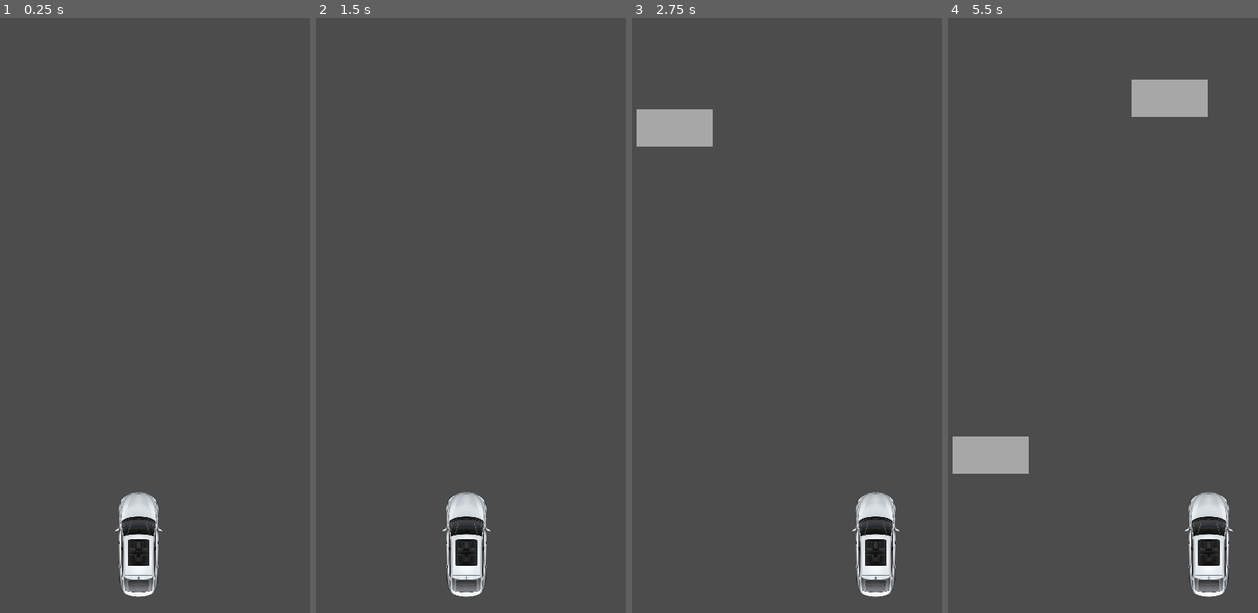
Above: before the commit, frames 1-4 (left to right).
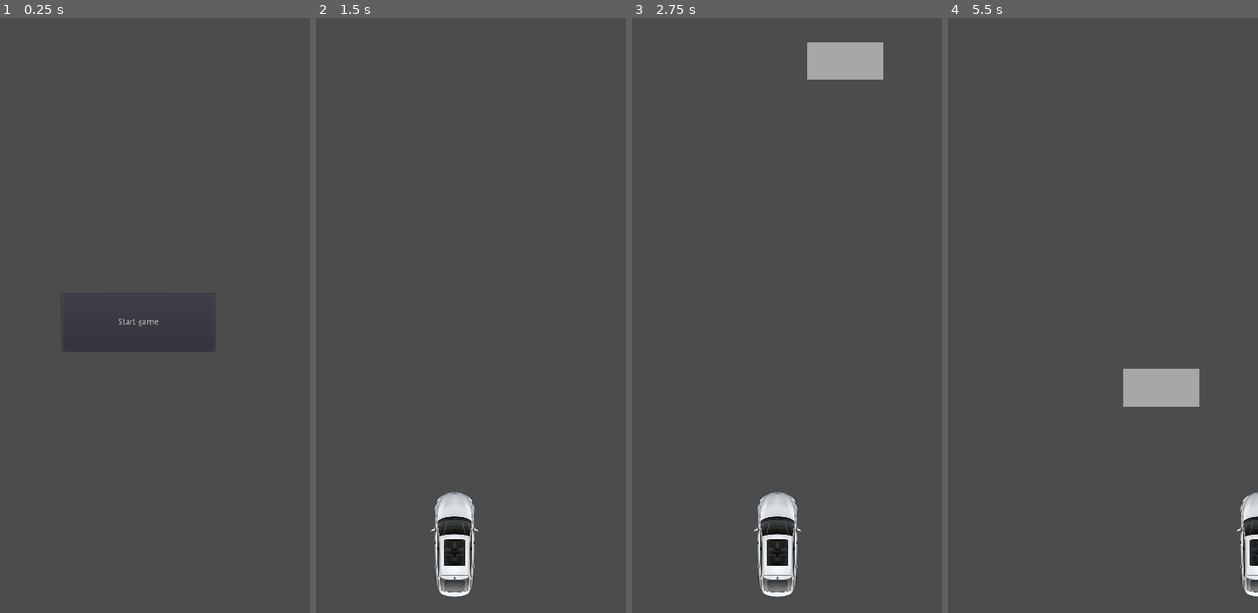
Above: after the commit, the same moments.

Repository: archemich/Try-to-drive
Game: Godot game, scene res://scenes/main_menu.tscn
The game is run twice, just before and just after one commit, with the same random seed, the same clock (stepped at 60 frames per second) and the same inputs. Before the commit the project starts from res://scenes/main.tscn.
Inputs (mouse positions are in pixels of both pictures, inside the frame that each line leads up to):
- Up to frame 1 (0.25 s): no input
- Up to frame 2 (1.5 s): click (455, 321) at 0.5 s, where only the run after the commit has a clickable "Start game"; tap Enter at 1.25 s; move the mouse to (529, 291) at 1.27 s; click (529, 291) at 1.42 s
- Up to frame 3 (2.75 s): move the mouse to (703, 351) at 2.02 s; click (703, 351) at 2.17 s
- Up to frame 4 (5.5 s): move the mouse to (1121, 190) at 2.77 s; click (1121, 190) at 2.92 s; move the mouse to (1068, 446) at 3.52 s; click (1068, 446) at 3.67 s; move the mouse to (1189, 410) at 4.27 s; click (1189, 410) at 4.42 s; move the mouse to (985, 232) at 5.02 s; click (985, 232) at 5.17 s

The runs differ from the first frame. In frame 1, 1.9% of the frame differs, in the area x 20-69%, y 50-98%; in frame 2, 1.8%; in frame 3, 6.7%; in frame 4, 7.3%, in the area x 1-100%, y 10-98%.

Commit message:
example of main menu

Diff:
--- a/scenes/main.tscn
+++ b/levels/level01.tscn
@@ -1,19 +1,19 @@
 [gd_scene load_steps=5 format=2]
 
-[ext_resource path="res://scenes/player.tscn" type="PackedScene" id=1]
+[ext_resource path="res://scripts/main.gd" type="Script" id=1]
 [ext_resource path="res://scenes/obstacle.tscn" type="PackedScene" id=2]
-[ext_resource path="res://scripts/main.gd" type="Script" id=3]
+[ext_resource path="res://scenes/player.tscn" type="PackedScene" id=3]
 
 [sub_resource type="Curve2D" id=1]
 _data = {
 "points": PoolVector2Array( 0, 0, 0, 0, 0, 0, 0, 0, 0, 0, 576, 0 )
 }
 
-[node name="Main" type="Node"]
-script = ExtResource( 3 )
+[node name="Level01" type="Node"]
+script = ExtResource( 1 )
 Obstacle = ExtResource( 2 )
 
-[node name="Player" parent="." instance=ExtResource( 1 )]
+[node name="Player" parent="." instance=ExtResource( 3 )]
 position = Vector2( 288, 885.689 )
 scale = Vector2( 0.3, 0.3 )
 
--- a/project.godot
+++ b/project.godot
@@ -16,7 +16,7 @@
 [application]
 
 config/name="Try-to-drive"
-run/main_scene="res://scenes/main.tscn"
+run/main_scene="res://scenes/main_menu.tscn"
 config/icon="res://icon.png"
 
 [display]
--- /dev/null
+++ b/scenes/main_menu.tscn
@@ -0,0 +1,29 @@
+[gd_scene load_steps=2 format=2]
+
+[ext_resource path="res://scripts/startbutton.gd" type="Script" id=1]
+
+[node name="MainMenu" type="Control"]
+anchor_right = 1.0
+anchor_bottom = 1.0
+__meta__ = {
+"_edit_use_anchors_": false
+}
+
+[node name="StartButton" type="Button" parent="." groups=[
+"FirstMenu",
+]]
+anchor_left = 0.5
+anchor_top = 0.5
+anchor_right = 0.5
+anchor_bottom = 0.5
+margin_left = -128.0
+margin_top = -48.0
+margin_right = 128.0
+margin_bottom = 48.0
+text = "Start game"
+script = ExtResource( 1 )
+__meta__ = {
+"_edit_use_anchors_": false,
+"_editor_description_": ""
+}
+[connection signal="pressed" from="StartButton" to="StartButton" method="_on_StartButton_pressed"]
--- /dev/null
+++ b/scripts/level.gd
@@ -0,0 +1,5 @@
+extends Button
+
+
+func _on_Level_pressed():
+	get_tree().change_scene("res://levels/level01.tscn")
--- /dev/null
+++ b/scripts/levels.gd
@@ -0,0 +1,7 @@
+exte
+
+
+
+# Called every frame. 'delta' is the elapsed time since the previous frame.
+#func _process(delta):
+#	pass
--- /dev/null
+++ b/scripts/startbutton.gd
@@ -0,0 +1,5 @@
+extends Button
+
+
+func _on_StartButton_pressed():
+	get_tree().change_scene("res://levels/level01.tscn")
